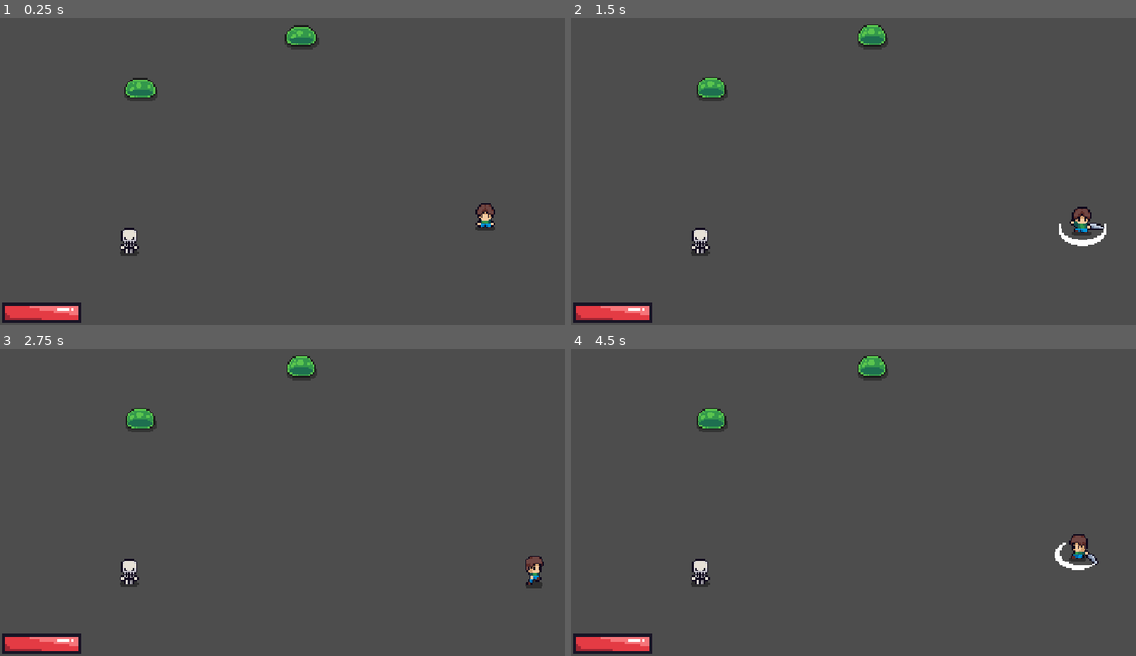
Above: before the commit, frames 1-4 (two rows, left to right).
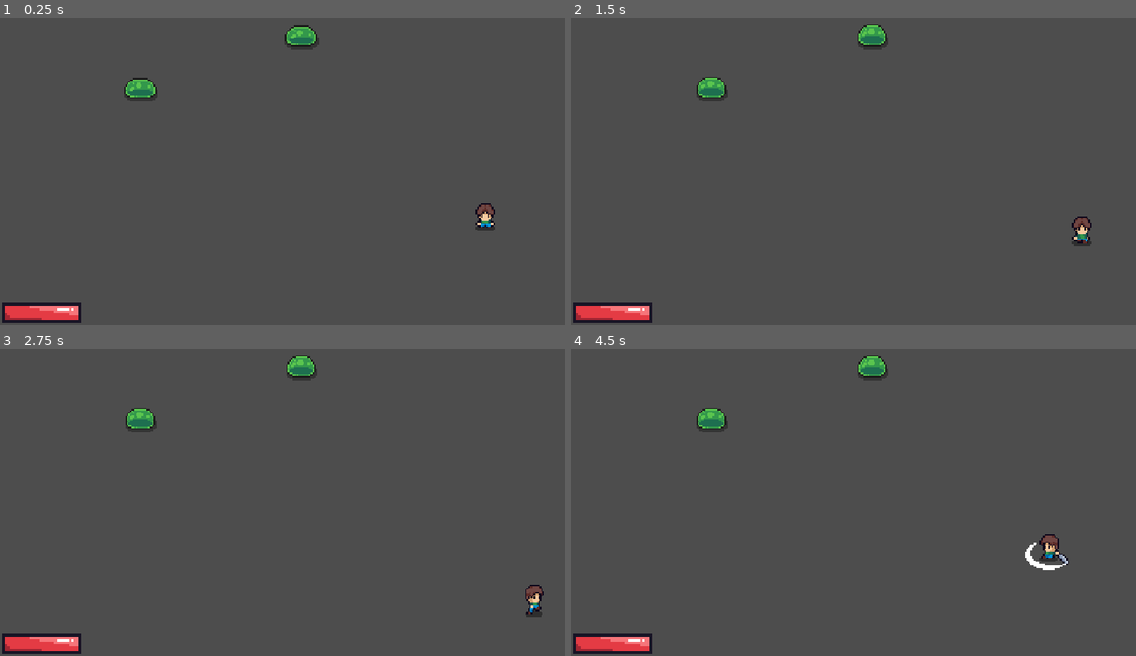
Above: after the commit, the same moments.

Repository: FaizeenHoque/thelastplot
Game: Godot game, scene res://Scenes/Default.tscn
Two runs of this game, one before a commit and one after it. Both use one fixed random seed, a clock stepped at 60 frames per second and the inputs below.
Inputs (mouse positions are in pixels of both pictures, inside the frame that each line leads up to):
- Up to frame 1 (0.25 s): no input
- Up to frame 2 (1.5 s): tap Enter at 0.5 s; move the mouse to (977, 150) at 0.52 s; hold D (MoveRight) 0.53-1.28 s; tap Space (Slash) at 0.6, 1.35 s; click (977, 150) at 0.67 s; move the mouse to (740, 183) at 1.27 s; hold S (MoveDown) from 1.28 s (still down)
- Up to frame 3 (2.75 s): move the mouse to (339, 428) at 2.02 s; release S (MoveDown) at 2.03 s; hold D (MoveRight) from 2.03 s (still down); tap Alt at 2.1 s; tap Space (Slash) at 2.3 s
- Up to frame 4 (4.5 s): move the mouse to (825, 560) at 2.77 s; release D (MoveRight) at 2.78 s; hold W (MoveUp) 2.78-3.53 s; tap Shift at 2.85 s; click (825, 560) at 2.92 s; tap Space (Slash) at 3.05, 3.6, 4.35 s; move the mouse to (1023, 545) at 3.52 s; hold A (MoveLeft) from 3.53 s (still down); move the mouse to (684, 450) at 4.27 s

The runs differ from the first frame. In frame 1, 0.3% of the frame differs, in the area x 21-25%, y 68-78%; in frame 2, 0.8%; in frame 3, 0.8%; in frame 4, 1.1%, in the area x 21-94%, y 60-78%.

Commit message:
Revamped enemy attack system from the ground up, added a cool down to players attack

Diff:
--- a/Scenes/Default.tscn
+++ b/Scenes/Default.tscn
@@ -2,16 +2,12 @@
 
 [ext_resource type="PackedScene" uid="uid://dkmybd5xnniul" path="res://Scenes/player.tscn" id="1_c6y6c"]
 [ext_resource type="PackedScene" uid="uid://2rydxqlptngs" path="res://Scenes/hud.tscn" id="1_m4rby"]
-[ext_resource type="PackedScene" uid="uid://b331c7hq4tpm6" path="res://Scenes/skeleton.tscn" id="2_unpil"]
 [ext_resource type="PackedScene" uid="uid://bofeips6jd0fd" path="res://Scenes/slime.tscn" id="3_uuxpa"]
 
 [node name="Node2D" type="Node2D" unique_id=940180391]
 
 [node name="Slime" parent="." unique_id=2046605540 instance=ExtResource("3_uuxpa")]
 position = Vector2(286, 161)
-
-[node name="Skeleton" parent="." unique_id=1293755580 instance=ExtResource("2_unpil")]
-position = Vector2(262.00006, 480)
 
 [node name="Slime2" parent="." unique_id=1539507406 instance=ExtResource("3_uuxpa")]
 position = Vector2(614, 54)
--- a/Scenes/player.tscn
+++ b/Scenes/player.tscn
@@ -3,6 +3,23 @@
 [ext_resource type="Script" uid="uid://b50gt5alf8rrf" path="res://Scripts/player.gd" id="1_cvnsp"]
 [ext_resource type="Texture2D" uid="uid://e1nfefbv2img" path="res://Assets/Sprites/Player/Player.png" id="2_cvnsp"]
 [ext_resource type="AudioStream" uid="uid://dwrun6415sgy3" path="res://Assets/Audio/Swooosh.wav" id="3_6t5aa"]
+[ext_resource type="AudioStream" uid="uid://xivgdqlhkcbh" path="res://Assets/Audio/Roar.wav" id="4_vgqql"]
+
+[sub_resource type="AtlasTexture" id="AtlasTexture_c1k8q"]
+atlas = ExtResource("2_cvnsp")
+region = Rect2(0, 288, 32, 32)
+
+[sub_resource type="AtlasTexture" id="AtlasTexture_e6mvm"]
+atlas = ExtResource("2_cvnsp")
+region = Rect2(32, 288, 32, 32)
+
+[sub_resource type="AtlasTexture" id="AtlasTexture_57lvd"]
+atlas = ExtResource("2_cvnsp")
+region = Rect2(64, 288, 32, 32)
+
+[sub_resource type="AtlasTexture" id="AtlasTexture_ie7r7"]
+atlas = ExtResource("2_cvnsp")
+region = Rect2(96, 288, 32, 32)
 
 [sub_resource type="AtlasTexture" id="AtlasTexture_6t5aa"]
 atlas = ExtResource("2_cvnsp")
@@ -198,6 +215,23 @@
 
 [sub_resource type="SpriteFrames" id="SpriteFrames_xagnb"]
 animations = [{
+"frames": [{
+"duration": 1.0,
+"texture": SubResource("AtlasTexture_c1k8q")
+}, {
+"duration": 1.0,
+"texture": SubResource("AtlasTexture_e6mvm")
+}, {
+"duration": 1.0,
+"texture": SubResource("AtlasTexture_57lvd")
+}, {
+"duration": 1.0,
+"texture": SubResource("AtlasTexture_ie7r7")
+}],
+"loop": 1,
+"name": &"die",
+"speed": 10.0
+}, {
 "frames": [{
 "duration": 1.0,
 "texture": SubResource("AtlasTexture_6t5aa")
@@ -400,7 +434,7 @@
 
 [node name="AnimatedSprite2D" type="AnimatedSprite2D" parent="." unique_id=156911868]
 sprite_frames = SubResource("SpriteFrames_xagnb")
-animation = &"walk_right"
+animation = &"die"
 
 [node name="SwingSword" type="AudioStreamPlayer2D" parent="." unique_id=47192031]
 stream = ExtResource("3_6t5aa")
@@ -419,5 +453,13 @@
 position = Vector2(0, -1.5)
 shape = SubResource("RectangleShape2D_fifeb")
 
+[node name="Hurt" type="AudioStreamPlayer2D" parent="." unique_id=1487654654]
+stream = ExtResource("4_vgqql")
+pitch_scale = 5.0
+
+[node name="AttackCooldown" type="Timer" parent="." unique_id=1622770849]
+wait_time = 1.5
+one_shot = true
+
 [connection signal="animation_finished" from="AnimatedSprite2D" to="." method="_on_animated_sprite_2d_animation_finished"]
 [connection signal="body_entered" from="Range" to="." method="_on_range_body_entered"]
--- a/Scenes/slime.tscn
+++ b/Scenes/slime.tscn
@@ -113,7 +113,7 @@
 "texture": SubResource("AtlasTexture_r4o34")
 }],
 "loop": 1,
-"name": &"chase",
+"name": &"attack",
 "speed": 10.0
 }, {
 "frames": [{
@@ -169,11 +169,11 @@
 [sub_resource type="CircleShape2D" id="CircleShape2D_5gljc"]
 radius = 250.0
 
-[sub_resource type="CircleShape2D" id="CircleShape2D_xagnb"]
-radius = 19.336206
-
 [sub_resource type="RectangleShape2D" id="RectangleShape2D_vblni"]
 size = Vector2(16.333334, 12.333334)
+
+[sub_resource type="CircleShape2D" id="CircleShape2D_o01uv"]
+radius = 35.668224
 
 [node name="Slime" type="CharacterBody2D" unique_id=2046605540]
 scale = Vector2(3, 3)
@@ -183,36 +183,39 @@
 
 [node name="AnimatedSprite2D" type="AnimatedSprite2D" parent="." unique_id=912064751]
 sprite_frames = SubResource("SpriteFrames_xagnb")
-animation = &"chase"
+animation = &"attack"
 
 [node name="innerSight" type="Area2D" parent="." unique_id=1485250764]
+visible = false
 
 [node name="radius" type="CollisionShape2D" parent="innerSight" unique_id=1002927198]
 shape = SubResource("CircleShape2D_f4si1")
 
 [node name="outerSight" type="Area2D" parent="." unique_id=70928599]
+visible = false
 
 [node name="radius" type="CollisionShape2D" parent="outerSight" unique_id=1047619054]
 shape = SubResource("CircleShape2D_5gljc")
-
-[node name="range" type="Area2D" parent="." unique_id=1233524008]
-
-[node name="radius" type="CollisionShape2D" parent="range" unique_id=759491481]
-shape = SubResource("CircleShape2D_xagnb")
 
 [node name="hitbox" type="CollisionShape2D" parent="." unique_id=957904758]
 position = Vector2(0.16666698, -0.16666667)
 shape = SubResource("RectangleShape2D_vblni")
 
+[node name="range" type="Area2D" parent="." unique_id=1183906478]
+
+[node name="radius" type="CollisionShape2D" parent="range" unique_id=57202470]
+shape = SubResource("CircleShape2D_o01uv")
+
 [node name="TakeDamage" type="AudioStreamPlayer2D" parent="." unique_id=2143135235]
 stream = ExtResource("3_paq7w")
 pitch_scale = 2.5
 
 [node name="Blood Particle Effect" parent="." unique_id=596861889 instance=ExtResource("4_paq7w")]
 
-[node name="AttackTimer" type="Timer" parent="." unique_id=950105114]
+[node name="AttackTimer" type="Timer" parent="." unique_id=906295849]
 
 [connection signal="body_entered" from="innerSight" to="." method="_on_inner_sight_body_entered"]
 [connection signal="body_exited" from="outerSight" to="." method="_on_outer_sight_body_exited"]
 [connection signal="body_entered" from="range" to="." method="_on_range_body_entered"]
+[connection signal="body_exited" from="range" to="." method="_on_range_body_exited"]
 [connection signal="timeout" from="AttackTimer" to="." method="_on_attack_timer_timeout"]
--- a/Scripts/enemyV2.gd
+++ b/Scripts/enemyV2.gd
@@ -1,9 +1,17 @@
 extends CharacterBody2D
 
+# Properties
 var HEALTH = 100
 const SPEED = 50.0
-const KNOCKBACK_FORCE = 50
-const STRENGHT = 10
+
+const STRENGHT: int = 25
+const KNOCKBACK: int = 25
+
+const ATTACK_WINDUP := 0.7
+const ATTACK_RECOVERY := 0.4
+
+var is_attacking := false
+var attack_id := 0
 
 var is_alive := true
 var target = null
@@ -16,18 +24,17 @@
 @onready var range: Area2D = $range
 
 func _physics_process(delta: float) -> void:
-	#print("running")
-	if is_alive and target:
+	if is_alive and is_attacking:
+		pass
+	elif is_alive and target:
 		_chase(delta)
 	elif is_alive and not target:
 		animated_sprite_2d.play("idle")
 	move_and_slide()
 
 func _chase(delta: float) -> void:
-	#print("Found target")
 	var direction = (target.position - position).normalized()
 	position += direction * SPEED * delta
-	animated_sprite_2d.play("chase")
 
 func take_damage(damage: int, attacker_position: Vector2) -> void:
 	print("Damage taken")
@@ -35,23 +42,38 @@
 	take_damage_sound.play()
 
 	if HEALTH <= 0:
-		_die()
+		attack_id += 1
+		is_attacking = false
+		_die(attacker_position)
 	else:
+		attack_id += 1
+		is_attacking = false
+		attack_timer.stop()
+
 		animated_sprite_2d.modulate = Color(1, 0, 0)
 		blood_particles.emitting = true
 
 		var knockback_direction = (position - attacker_position).normalized()
-		var target_position = position + knockback_direction * KNOCKBACK_FORCE
+		var target_position = position + knockback_direction * 50
 		var tween = create_tween()
 		tween.set_ease(Tween.EASE_OUT)
 		tween.set_trans(Tween.TRANS_CUBIC)
 		tween.tween_property(self, "position", target_position, 0.5)
 
 		await get_tree().create_timer(0.15).timeout
-		animated_sprite_2d.modulate = Color(1, 1, 1)
+		if is_alive:
+			animated_sprite_2d.modulate = Color(1, 1, 1)
+			attack_timer.start()
 
-func _die() -> void:
+func _die(attacker_position: Vector2) -> void:
 	is_alive = false
+
+	var knockback_direction = (position - attacker_position).normalized()
+	var target_position = position + knockback_direction * 200
+	var tween = create_tween()
+	tween.set_ease(Tween.EASE_OUT)
+	tween.set_trans(Tween.TRANS_CUBIC)
+	tween.tween_property(self, "position", target_position, 0.5)
 
 	blood_particles.emitting = true
 	animated_sprite_2d.play("death")
@@ -82,17 +104,63 @@
 		attack_timer.stop()
 
 func _on_attack_timer_timeout() -> void:
-	if not is_alive or not target:
-		attack_timer.stop()
+	if not is_alive or not target or is_attacking:
 		return
-
 	if not range.has_overlapping_bodies():
 		attack_timer.stop()
 		return
+	_perform_attack()
 
-	for body in range.get_overlapping_bodies():
-		if body.name == "Player":
-			body.take_damage(STRENGHT)
-			return
+func _perform_attack() -> void:
+	is_attacking = true
+	attack_timer.stop()
 
-	attack_timer.stop()
+	attack_id += 1
+	var current_attack_id = attack_id
+
+	var direction = (target.position - position).normalized()
+
+	var telegraph_tween = create_tween()
+	telegraph_tween.set_trans(Tween.TRANS_QUAD)
+	telegraph_tween.set_ease(Tween.EASE_OUT)
+	telegraph_tween.tween_property(animated_sprite_2d, "scale", Vector2(0.85, 1.15), ATTACK_WINDUP * 0.6)
+	telegraph_tween.tween_property(animated_sprite_2d, "scale", Vector2(1, 1), ATTACK_WINDUP * 0.4)
+
+	animated_sprite_2d.modulate = Color(1, 0.9, 0.4)
+
+	#var lunge_target = position + direction * LUNGE_DISTANCE
+	#var windup_tween = create_tween()
+	#windup_tween.set_trans(Tween.TRANS_QUAD)
+	#windup_tween.set_ease(Tween.EASE_IN)
+	#windup_tween.tween_property(self, "position", lunge_target, ATTACK_WINDUP)
+
+	await get_tree().create_timer(ATTACK_WINDUP).timeout
+
+	if current_attack_id != attack_id or not is_alive:
+		animated_sprite_2d.modulate = Color(1, 1, 1)
+		animated_sprite_2d.scale = Vector2(1, 1)
+		return
+
+	animated_sprite_2d.modulate = Color(1, 1, 1)
+
+	if range.has_overlapping_bodies():
+		for body in range.get_overlapping_bodies():
+			if body.name == "Player":
+				body.take_damage(STRENGHT, KNOCKBACK, position)
+				_on_hit_landed()
+				break
+
+	await get_tree().create_timer(ATTACK_RECOVERY).timeout
+
+	if current_attack_id != attack_id or not is_alive:
+		return
+
+	is_attacking = false
+
+	if target and range.has_overlapping_bodies():
+		attack_timer.start()
+
+func _on_hit_landed() -> void:
+	var punch_tween = create_tween()
+	animated_sprite_2d.scale = Vector2(1.3, 0.7)
+	punch_tween.tween_property(animated_sprite_2d, "scale", Vector2(1, 1), 0.15).set_trans(Tween.TRANS_ELASTIC)
--- a/Scripts/player.gd
+++ b/Scripts/player.gd
@@ -13,7 +13,9 @@
 
 @onready var animated_sprite_2d: AnimatedSprite2D = $AnimatedSprite2D
 @onready var swing_sword: AudioStreamPlayer2D = $SwingSword
+@onready var hurt: AudioStreamPlayer2D = $Hurt
 @onready var range: Area2D = $Range
+@onready var attack_cooldown: Timer = $AttackCooldown
 
 func _ready() -> void:
 	health = PlayerStats.health
@@ -25,7 +27,7 @@
 	# Disable range until an attack is triggered
 	range.monitoring = false
 
-	if Input.is_action_just_pressed("Slash") and not is_slashing:
+	if Input.is_action_just_pressed("Slash") and not is_slashing and attack_cooldown.is_stopped():
 		slash()
 
 	# skip movement if attacking
@@ -65,13 +67,22 @@
 	elif dir.y > 0:
 		animated_sprite_2d.play(prefix + "_down")
 
-func take_damage(amount: int) -> void:
+func take_damage(amount: int, knockback: int, attacker_position: Vector2) -> void:
 	health -= amount
+	hurt.play()
 	PlayerStats.health = health
+
+	var knockback_direction = (position - attacker_position).normalized()
+	var target_position = position + knockback_direction * knockback
+	var tween = create_tween()
+	tween.set_ease(Tween.EASE_OUT)
+	tween.set_trans(Tween.TRANS_CUBIC)
+	tween.tween_property(self, "position", target_position, 0.5)
 
 func slash() -> void:
 	is_slashing = true
 	range.monitoring = true
+	attack_cooldown.start()
 	swing_sword.play()
 	play_animation("slash", last_direction)
 
